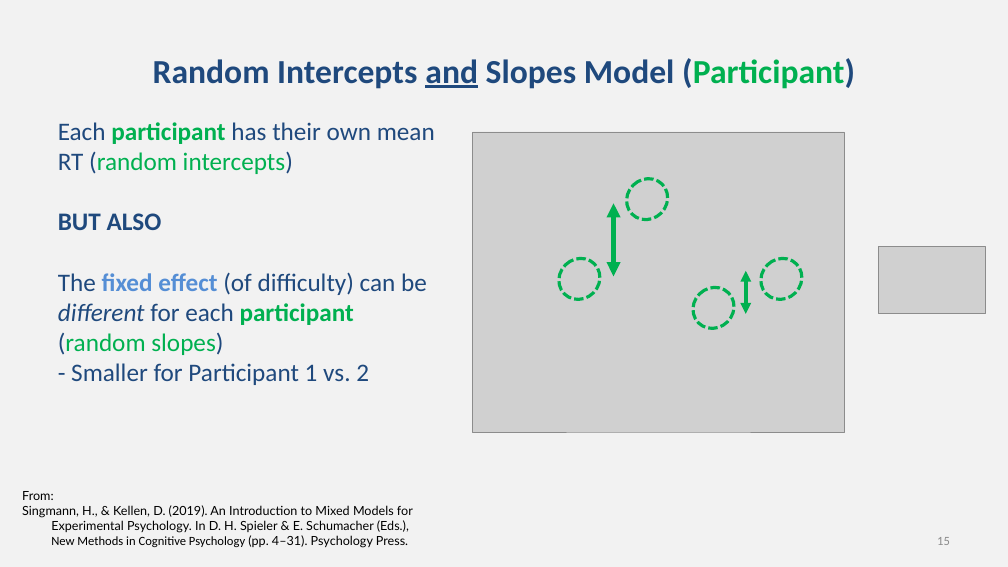
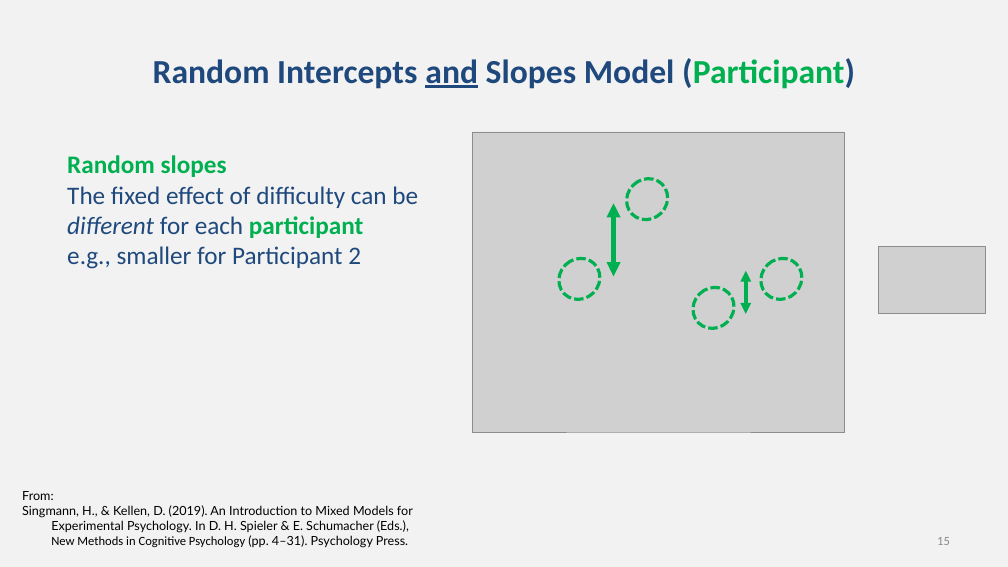
Before and after one commit to chrisjberry/datafluencyCB, a slide deck: slide 15 of docs/slides/PSYC761_L8_MixedModels.pptx. Drawn at 1008x567 pixels with LibreOffice and Linux fonts; fonts in the diff are those of the drawing; grey boxes stand for pictures. Boxes give left, top, right and bottom in pixels: in the first picture for what was removed or moved away, otherwise in the second. Text is boxed around its words. In the diff, an @@ line names an element or a change of style, - is before the commit and + after.

```diff
--- a/docs/slides/PSYC761_L8_MixedModels.pptx
+++ b/docs/slides/PSYC761_L8_MixedModels.pptx
@@ text at (67,155,418,269): text changed @@
-Each participant has their own mean RT (random intercepts)
-BUT ALSO
-The fixed effect (of difficulty) can be different for each participant (random slopes)
-- Smaller for Participant 1 vs. 2
+Random slopes
+The fixed effect of difficulty can be different for each participant
+e.g., smaller for Participant 2
```
Also in this commit, not shown: 20 other slides changed.
